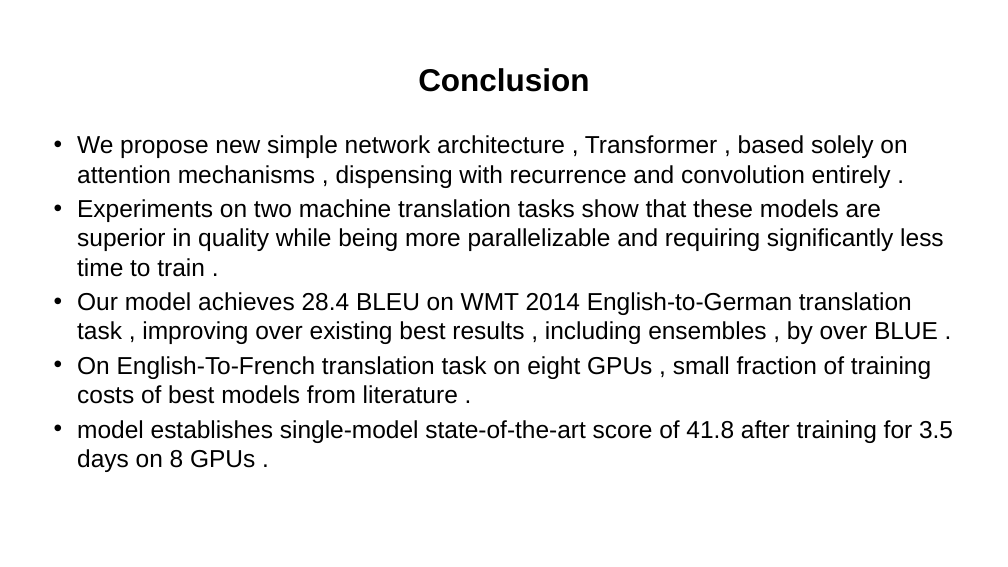
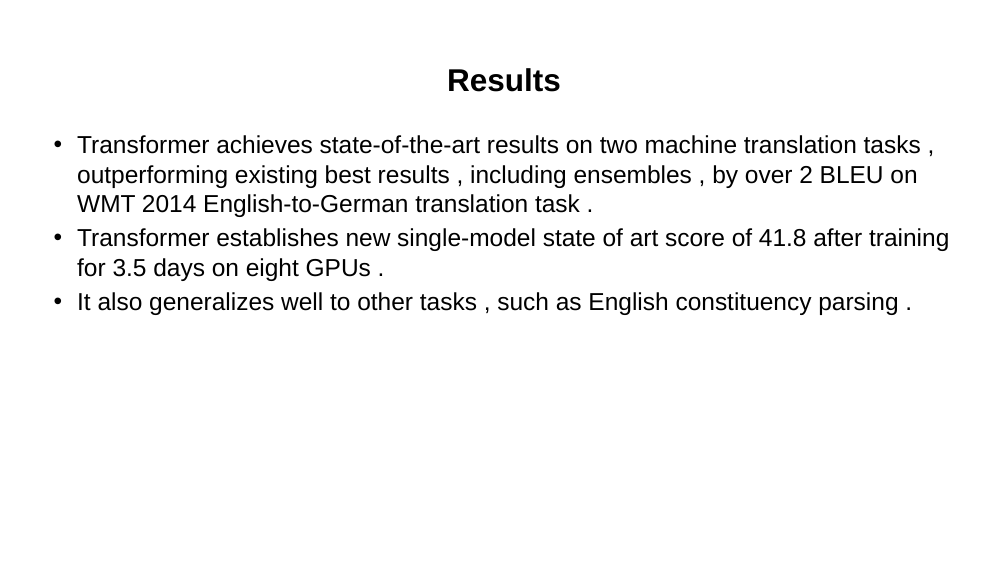
Before and after one commit to BidhanAcharya/Front-end, a slide deck: slide 5 of slides/Attention Is All You Need.pptx (slide 6 before the commit). Drawn at 1008x567 pixels with LibreOffice and Linux fonts; fonts in the diff are those of the drawing. Boxes give left, top, right and bottom in pixels: in the first picture for what was removed or moved away, otherwise in the second. Text is boxed around its words. In the diff, an @@ line names an element or a change of style, - is before the commit and + after.

```diff
--- a/slides/Attention Is All You Need.pptx
+++ b/slides/Attention Is All You Need.pptx
@@ title at [447, 68, 561, 92]: text changed @@
-Conclusion
+Results
@@ text at [77, 135, 949, 315]: text changed @@
-• We propose new simple network architecture , Transformer , based solely on attention mechanisms , dispensing with recurrence and convolution entirely .
-• Experiments on two machine translation tasks show that these models are superior in quality while being more parallelizable and requiring significantly less time to train .
-• Our model achieves 28.4 BLEU on WMT 2014 English-to-German translation task , improving over existing best results , including ensembles , by over BLUE .
-• On English-To-French translation task on eight GPUs , small fraction of training costs of best models from literature .
-• model establishes single-model state-of-the-art score of 41.8 after training for 3.5 days on 8 GPUs .
+• Transformer achieves state-of-the-art results on two machine translation tasks , outperforming existing best results , including ensembles , by over 2 BLEU on WMT 2014 English-to-German translation task .
+• Transformer establishes new single-model state of art score of 41.8 after training for 3.5 days on eight GPUs .
+• It also generalizes well to other tasks , such as English constituency parsing .
```
Also in this commit, not shown: 3 other slides changed, 1 slide added, 1 slide removed, 5 other files.
